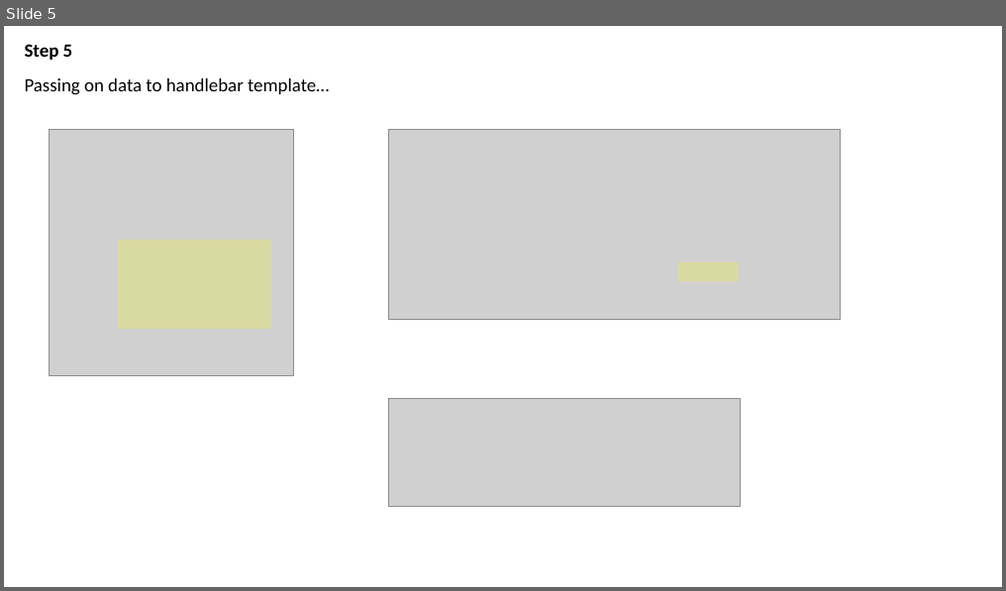
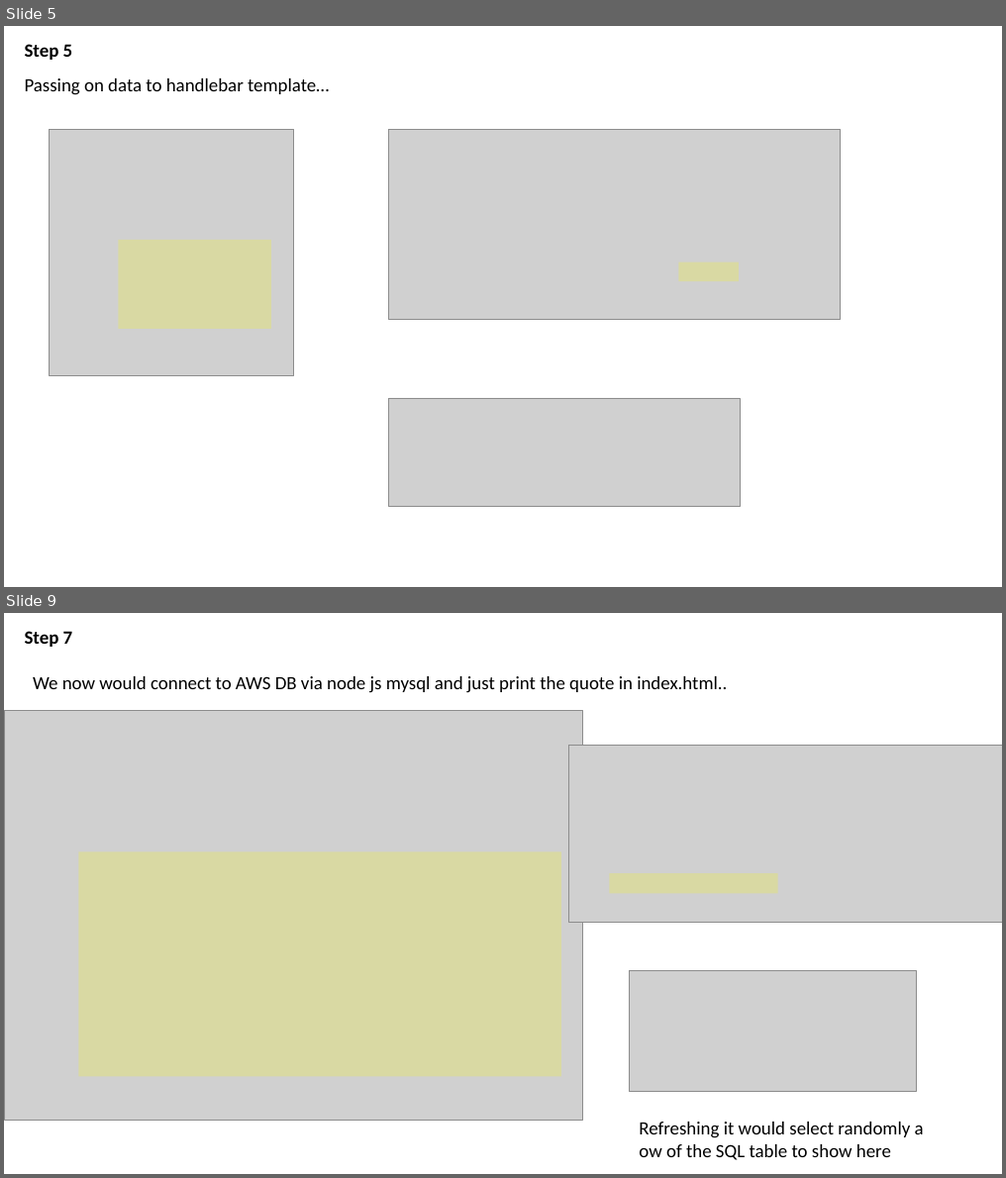
Before and after one commit to parthi2929/hapi-exercise-1, a slide deck: Illustrations.pptx. Shown one above the other, each under a label of ours: slide 5 before the commit, slides 5 and 9 after it; the slides between them are not shown. The pictures are 1006x591 and 1006x1178 pixels, drawn with LibreOffice and Linux fonts; fonts in the diff are those of the drawing; grey boxes stand for pictures. Boxes give left, top, right and bottom in pixels: in the first picture for what was removed or moved away, otherwise in the second. Text is boxed around its words. In the diff, an @@ line names an element or a change of style, - is before the commit and + after.

Commit message:
SQL connection added

```diff
--- a/Illustrations.pptx
+++ b/Illustrations.pptx
@@ slide 9 added at (x1=4, y1=613, x2=1002, y2=1174), background #FFFFFF @@
@@ text added at (x1=25, y1=631, x2=73, y2=647), 18 pt, text #000000, bold @@
+Step 7
@@ text added at (x1=33, y1=676, x2=727, y2=693), 18 pt, text #000000 @@
+We now would connect to AWS DB via node js mysql and just print the quote in index.html..
@@ picture added at (x1=4, y1=710, x2=583, y2=1120) @@
@@ picture added at (x1=569, y1=746, x2=1002, y2=923) @@
@@ rectangle added at (x1=79, y1=852, x2=561, y2=1076), fill #FFFF00 at 21% opacity @@
@@ rectangle added at (x1=610, y1=873, x2=778, y2=894), fill #FFFF00 at 21% opacity @@
@@ picture added at (x1=629, y1=970, x2=916, y2=1091) @@
@@ text added at (x1=639, y1=1122, x2=924, y2=1160), 18 pt, text #000000 @@
+Refreshing it would select randomly a
+ow of the SQL table to show here
```
Also in this commit, not shown: 3 other slides added, 5 other files.
